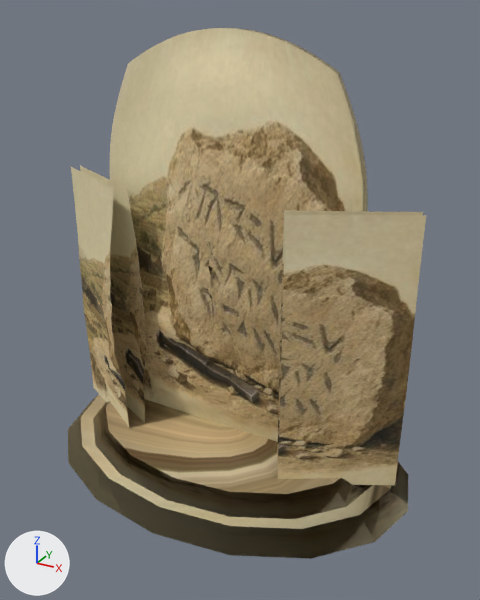
Before and after pictures for a commit that changed the glTF model assets/models/scenes/out-of-the-whirlwind-19.glb.
Before and after are seen from a 50 mm camera at (2.09, -3.64, 3.1) aimed at (0.11, -0.04, 1.3). The lights are fixed; the arrows at lower left show +X, +Y and +Z. The older version comes first.

In view in the first picture: 'PaintingSculptureMonument'.
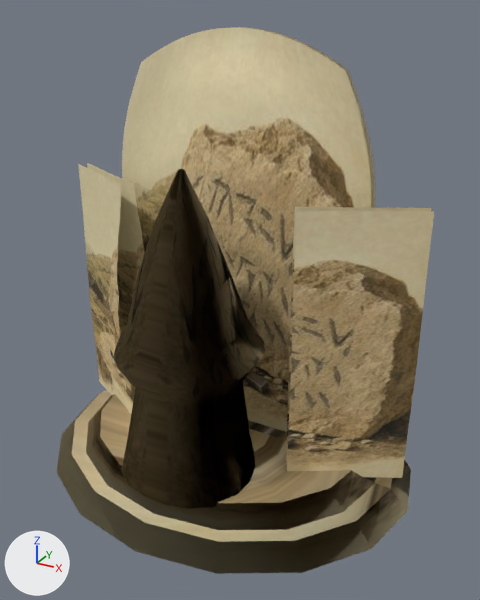
The change in detail:
me_paintingsculpturemesh is used by ob_paintingsculpturemonument; location (0.0, 0.0, 0.0).
me_paintingsculpturemesh had 4470 vertices, 8612 faces and spanned x -1.38..1.38, y -0.99..0.99, z 0.0..2.99.
me_paintingsculpturemesh now has 3934 vertices, 7552 faces and spans x -1.38..1.38, y -1.17..1.17, z 0.0..2.99.
me_paintingsculpturemesh part 1: the loose piece of 3168 vertices spanning x -1.01..1.01, y -0.26..0.18, z 0.22..2.99 is rebuilt with 2856 vertices and now spans x -1.01..1.01, y -0.11..0.31, z 0.22..2.99.
me_paintingsculpturemesh part 2: the loose piece of 308 vertices spanning x -1.25..-0.52, y -0.32..0.04, z 0.2..2.05 is rebuilt with 216 vertices and now spans x -1.31..-0.62, y -0.38..0.07, z 0.2..2.05.
me_paintingsculpturemesh part 3: the loose piece of 308 vertices spanning x -1.29..-0.6, y -0.48..-0.03, z 0.2..2.05 is rebuilt with 216 vertices and now spans x -1.27..-0.54, y -0.22..0.14, z 0.2..2.05.
me_paintingsculpturemesh part 4: the loose piece of 308 vertices spanning x 0.6..1.29, y -0.48..-0.03, z 0.2..2.05 is rebuilt with 216 vertices and now spans x 0.62..1.31, y -0.38..0.07, z 0.2..2.05.
me_paintingsculpturemesh part 5: the loose piece of 308 vertices spanning x 0.52..1.25, y -0.32..0.04, z 0.2..2.05 is rebuilt with 216 vertices and now spans x 0.54..1.27, y -0.22..0.14, z 0.2..2.05.
me_paintingsculpturemesh part 6: a new loose piece of 144 vertices spanning x -0.49..0.47, y -1.01..-0.05, z 0.24..2.26, in mat_painterlysculpturematerial (picture img_image_0).
Part 7, on me_paintingsculpturemesh:
56 vertices are removed from x -1.27..1.27, y -0.99..0.99, z 0.0..0.26.
96 faces are deleted.
56 vertices are added at x -1.27..1.27, y -1.17..1.17, z 0.0..0.26.
96 new faces join them.

Location of each change, (x1, y1, x2, y2) in pixels of the pictures (480 x 600 px; the box of a moved part takes in the faces that stretch with it):
'PaintingSculptureMonument', reshaped: before (68, 28, 426, 559); after (57, 27, 434, 574)
part 1 of me_paintingsculpturemesh, rebuilt: before (110, 28, 368, 442); after (122, 27, 375, 432)
part 2 of me_paintingsculpturemesh, rebuilt: before (80, 166, 146, 423); after (78, 164, 133, 414)
part 3 of me_paintingsculpturemesh, rebuilt (8% shorter): before (71, 167, 129, 426); after (87, 163, 145, 400)
part 4 of me_paintingsculpturemesh, rebuilt: before (278, 215, 426, 485); after (287, 211, 434, 478)
part 5 of me_paintingsculpturemesh, rebuilt (mostly hidden): before (277, 210, 423, 468); after (286, 207, 431, 461)
part 6 of me_paintingsculpturemesh, added: after (114, 169, 265, 509)
part 7 of me_paintingsculpturemesh, moved or reshaped: before (68, 394, 408, 559); after (57, 390, 411, 574)
